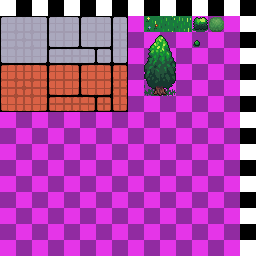
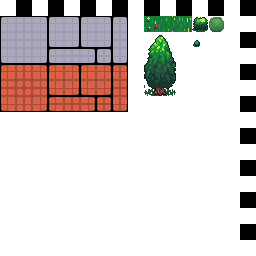
Two versions of the same layered image (w=256, h=256). Layer-by-layer changes:
hid "Background Merged" over (0, 16, 240, 256)
